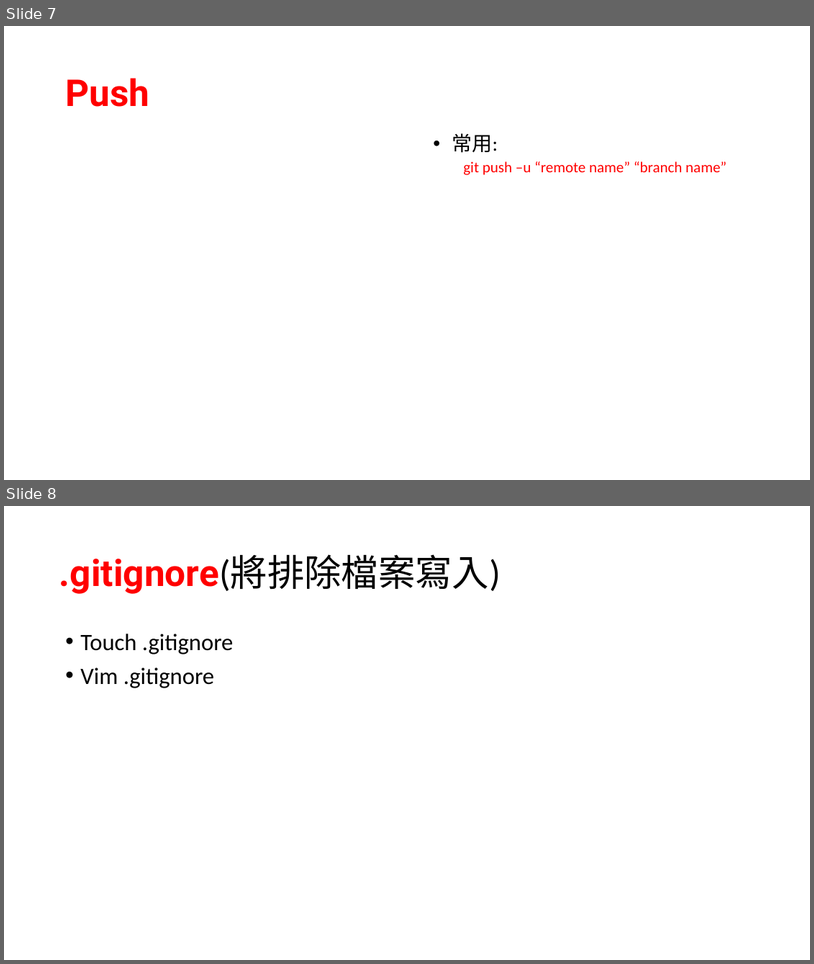
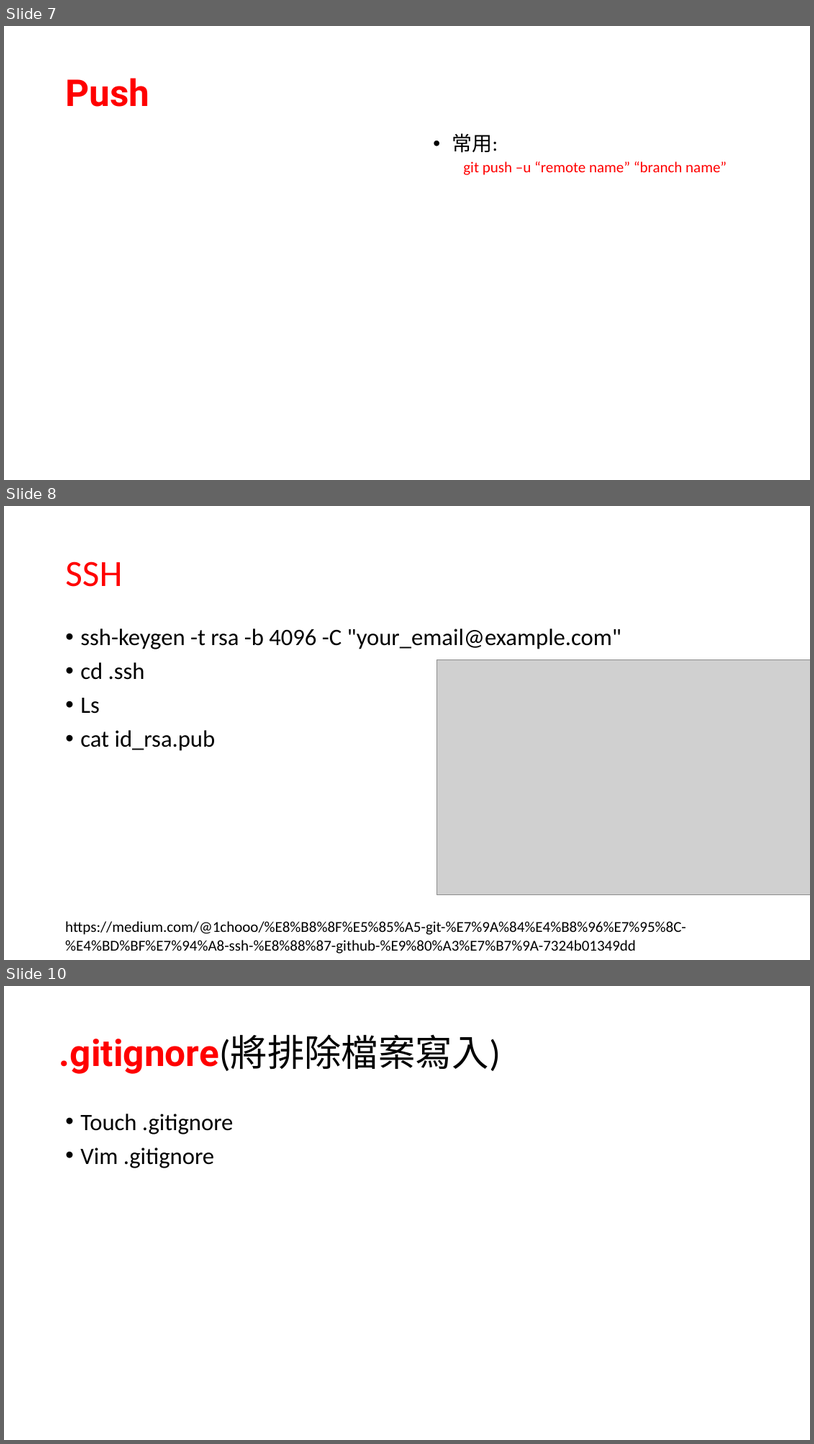
Before and after one commit to rdot-lee/ProgramNotebook, a slide deck: Git/Git command note.pptx. Shown one above the other, each under a label of ours: slides 7 and 8 before the commit, slides 7, 8 and 10 after it; the slides between them are not shown. The pictures are 814x964 and 814x1444 pixels, drawn with LibreOffice and Linux fonts; fonts in the diff are those of the drawing; grey boxes stand for pictures. Boxes give left, top, right and bottom in pixels: in the first picture for what was removed or moved away, otherwise in the second. Text is boxed around its words. In the diff, an @@ line names an element or a change of style, - is before the commit and + after.

```diff
--- a/Git/Git command note.pptx
+++ b/Git/Git command note.pptx
@@ slide 8 added at (4,506,810,960), background #FFFFFF @@
@@ title added at (65,561,122,587), 44 pt, text #FF0000 @@
+SSH
@@ text added at (80,628,622,751), 28 pt, text #000000 @@
+• ssh-keygen -t rsa -b 4096 -C "your_email@example.com"
+• cd .ssh
+• Ls
+• cat id_rsa.pub
@@ picture added at (437,659,810,894) @@
@@ text added at (65,921,687,953), 18 pt, text #000000 @@
+https://medium.com/@1chooo/%E8%B8%8F%E5%85%A5-git-%E7%9A%84%E4%B8%96%E7%95%8C-%E4%BD%BF%E7%94%A8-ssh-%E8%88%87-github-%E9%80%A3%E7%B7%9A-7324b01349dd
@@ what was slide 8 is now slide 10 @@
```
Also in this commit, not shown: 1 other slide added.
